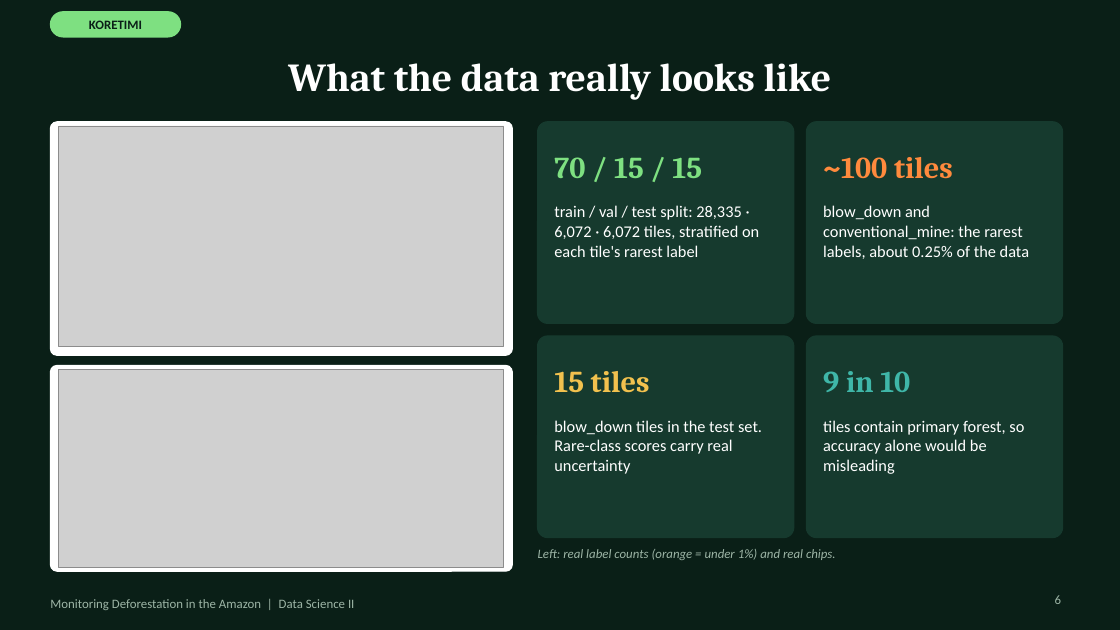
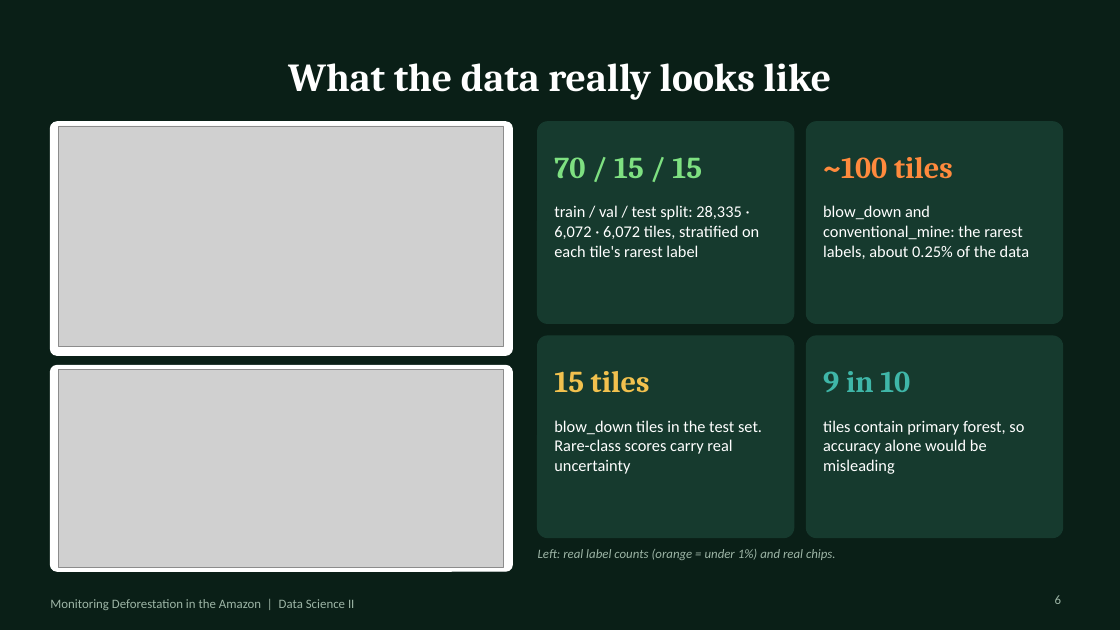
Before and after one commit to MehrabAzan/Amazon-Deforestation, a slide deck: slide 6 of Amazon_Deforestation_DeepLearning.pptx. Drawn at 1120x630 pixels with LibreOffice and Linux fonts; fonts in the diff are those of the drawing; grey boxes stand for pictures. Boxes give left, top, right and bottom in pixels: in the first picture for what was removed or moved away, otherwise in the second. Text is boxed around its words. In the diff, an @@ line names an element or a change of style, - is before the commit and + after.

```diff
--- a/Amazon_Deforestation_DeepLearning.pptx
+++ b/Amazon_Deforestation_DeepLearning.pptx
@@ rounded rectangle removed at (50,12,181,37) @@
@@ text removed at (89,20,142,29) @@
-KORETIMI
```
Also in this commit, not shown: 17 other slides changed.
